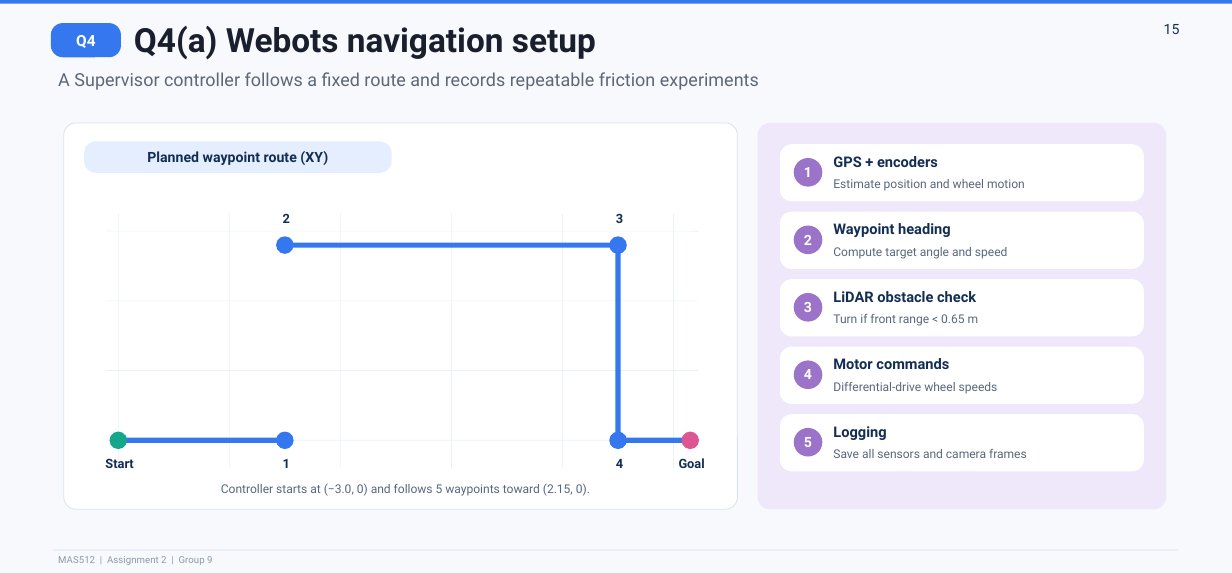
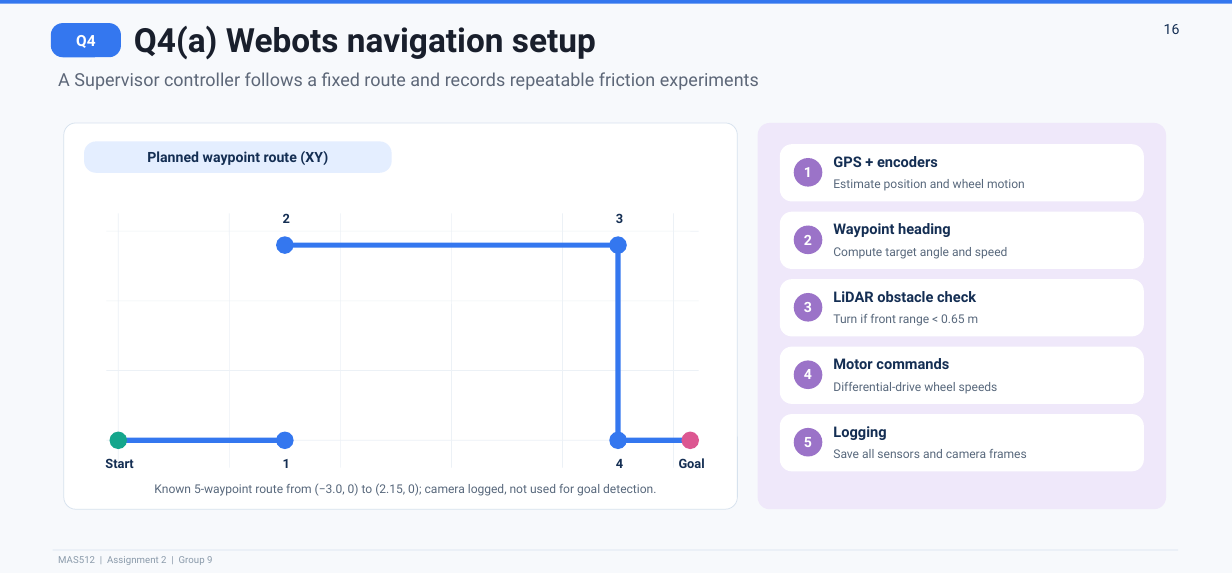
Before and after one commit to hedheddaw-stack/MAS512_Group9, a slide deck: slide 16 of MAS512_Assignment_2_gr9.pptx (slide 15 before the commit). Drawn at 1232x573 pixels with LibreOffice and Linux fonts; fonts in the diff are those of the drawing. Boxes give left, top, right and bottom in pixels: in the first picture for what was removed or moved away, otherwise in the second. Text is boxed around its words. In the diff, an @@ line names an element or a change of style, - is before the commit and + after.

```diff
--- a/MAS512_Assignment_2_gr9.pptx
+++ b/MAS512_Assignment_2_gr9.pptx
@@ text at (x1=154, y1=483, x2=656, y2=496): text changed @@
-Controller starts at (−3.0, 0) and follows 5 waypoints toward (2.15, 0).
+Known 5-waypoint route from (−3.0, 0) to (2.15, 0); camera logged, not used for goal detection.
```
Also in this commit, not shown: 10 other slides changed, 1 slide added, 1 slide removed.
